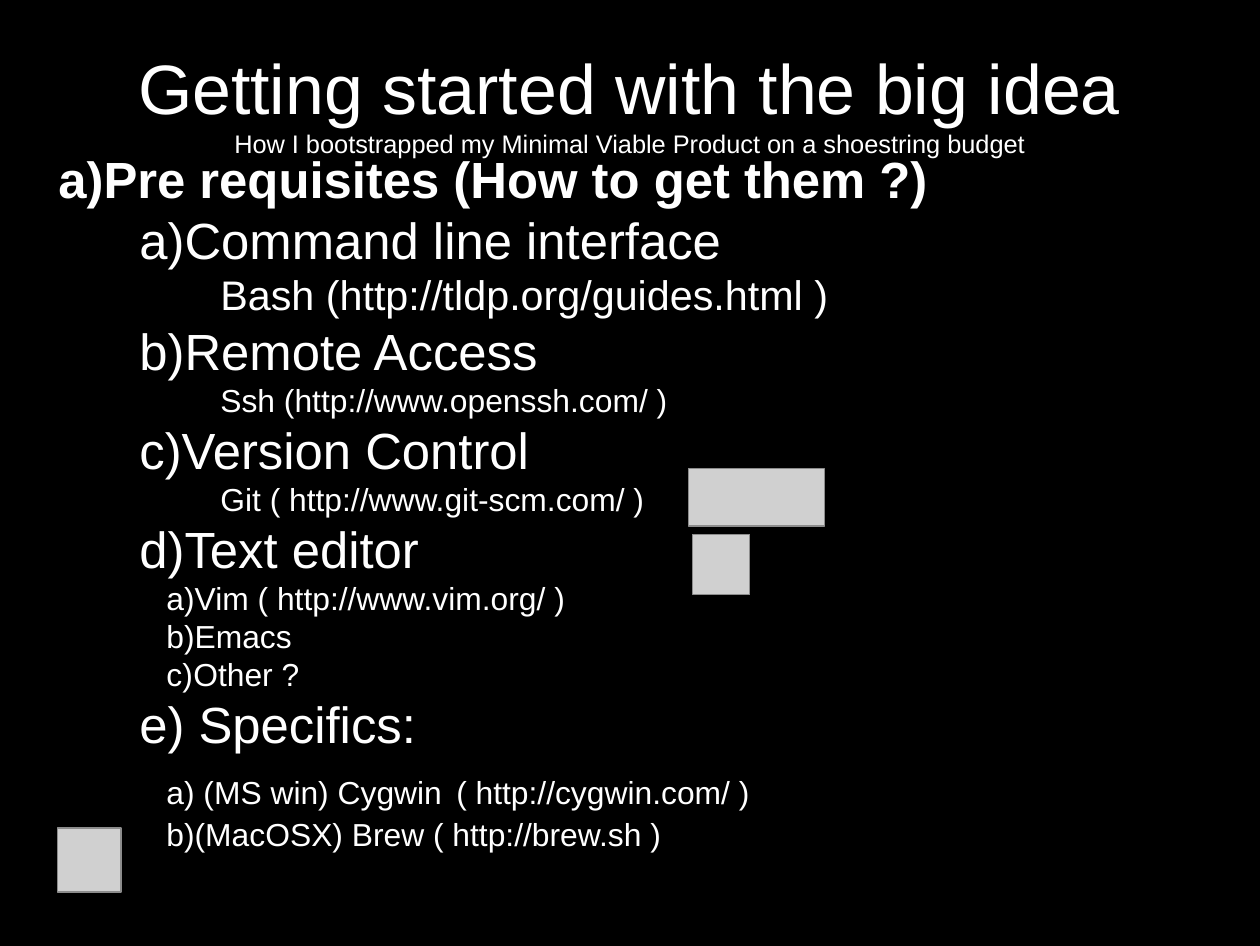
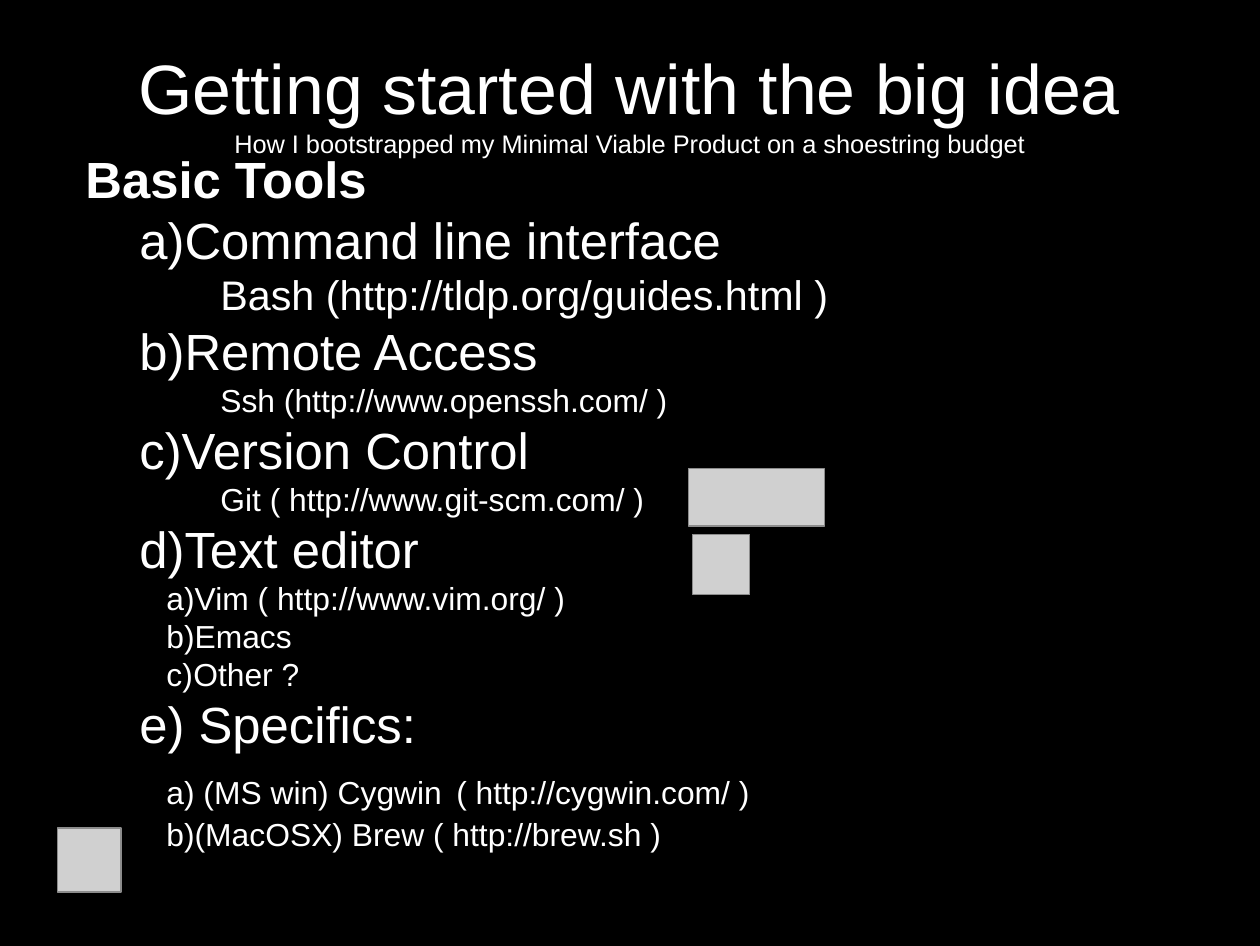
Before and after one commit to jcda/django-mvp-install-script, a slide deck: slide 9 of MVP-presentation-BD-Meetup.odp (slide 5 before the commit). Drawn at 1260x946 pixels with LibreOffice and Linux fonts; fonts in the diff are those of the drawing; grey boxes stand for pictures. Boxes give left, top, right and bottom in pixels: in the first picture for what was removed or moved away, otherwise in the second. Text is boxed around its words. In the diff, an @@ line names an element or a change of style, - is before the commit and + after.

```diff
--- a/MVP-presentation-BD-Meetup.odp
+++ b/MVP-presentation-BD-Meetup.odp
@@ subtitle at <box>85,161,367,199</box>: text changed @@
-a) Pre requisites (How to get them ?)
+Basic Tools
```
Also in this commit, not shown: 7 other slides changed, 7 slides removed, 3 other files.
